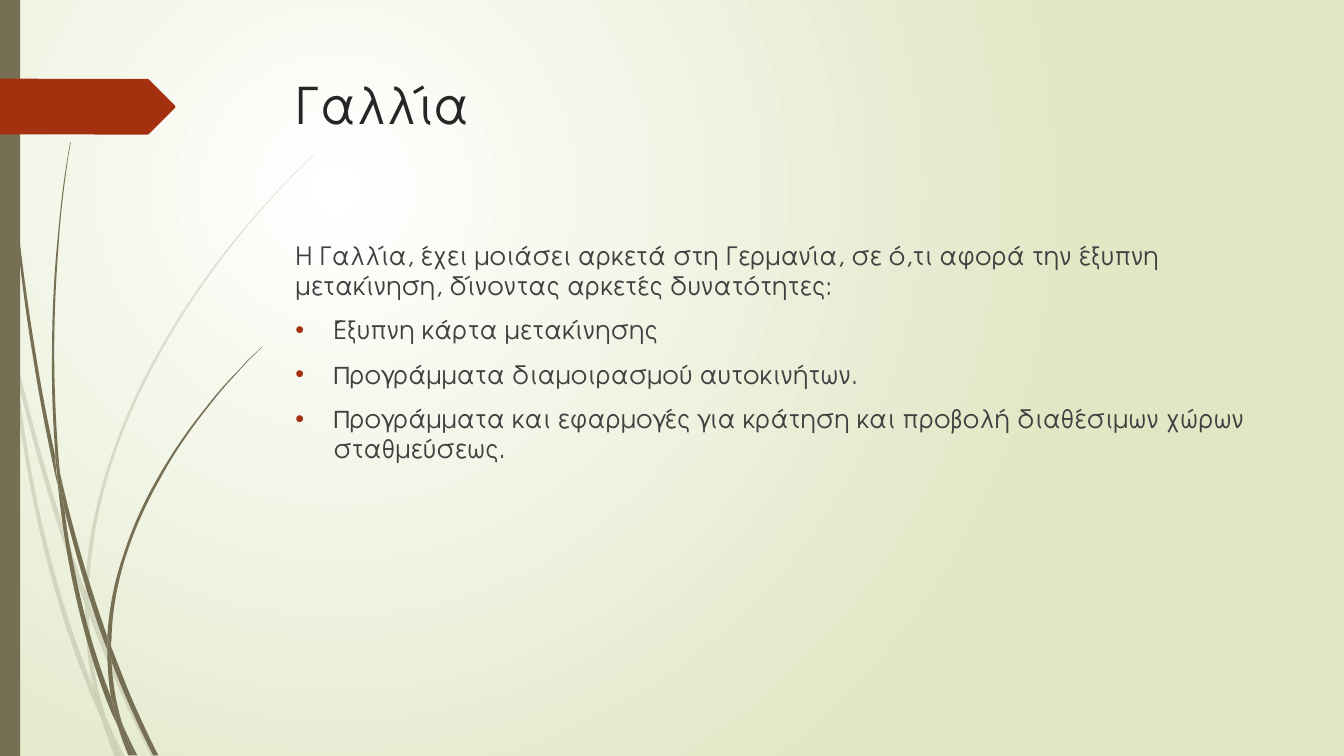
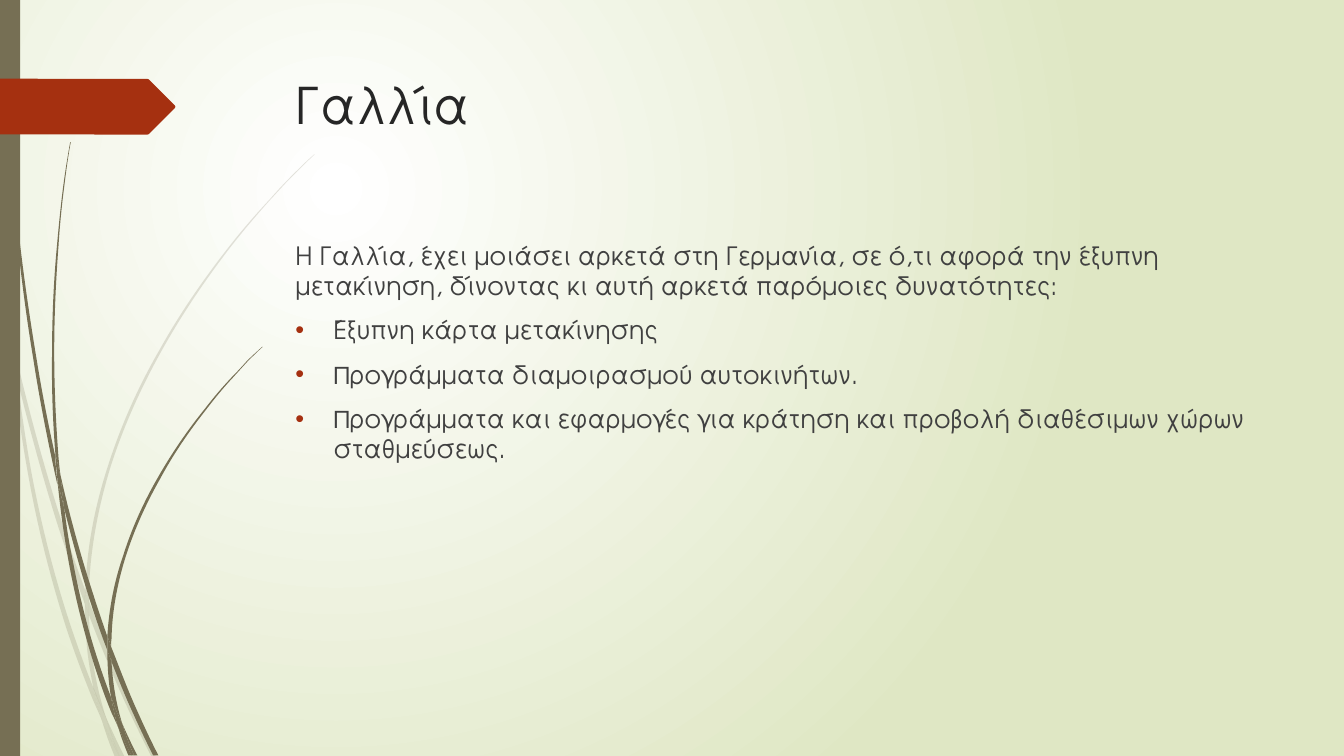
Before and after one commit to GeorgeMC2610/Contiki-Cooja-Simulations, a slide deck: slide 9 of final/p19204.pptx. Drawn at 1344x756 pixels with LibreOffice and Linux fonts; fonts in the diff are those of the drawing. Boxes give left, top, right and bottom in pixels: in the first picture for what was removed or moved away, otherwise in the second. Text is boxed around its words. In the diff, an @@ line names an element or a change of style, - is before the commit and + after.

```diff
--- a/final/p19204.pptx
+++ b/final/p19204.pptx
@@ text at [295,246,1159,300]: text changed @@
-Η Γαλλία, έχει μοιάσει αρκετά στη Γερμανία, σε ό,τι αφορά την έξυπνη μετακίνηση, δίνοντας αρκετές δυνατότητες:
+Η Γαλλία, έχει μοιάσει αρκετά στη Γερμανία, σε ό,τι αφορά την έξυπνη μετακίνηση, δίνοντας κι αυτή αρκετά παρόμοιες δυνατότητες:
```
Also in this commit, not shown: 4 other slides changed.
